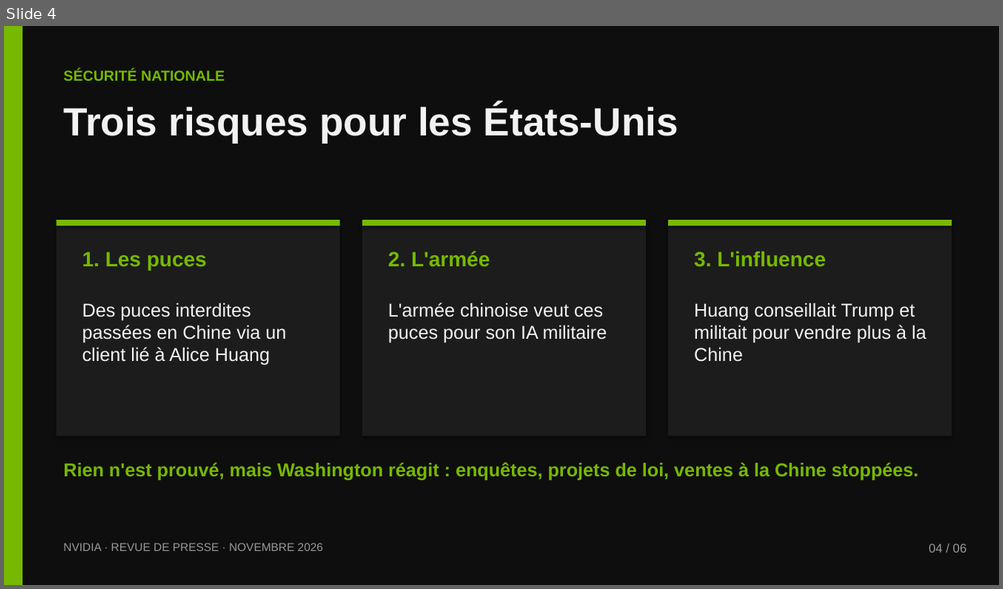
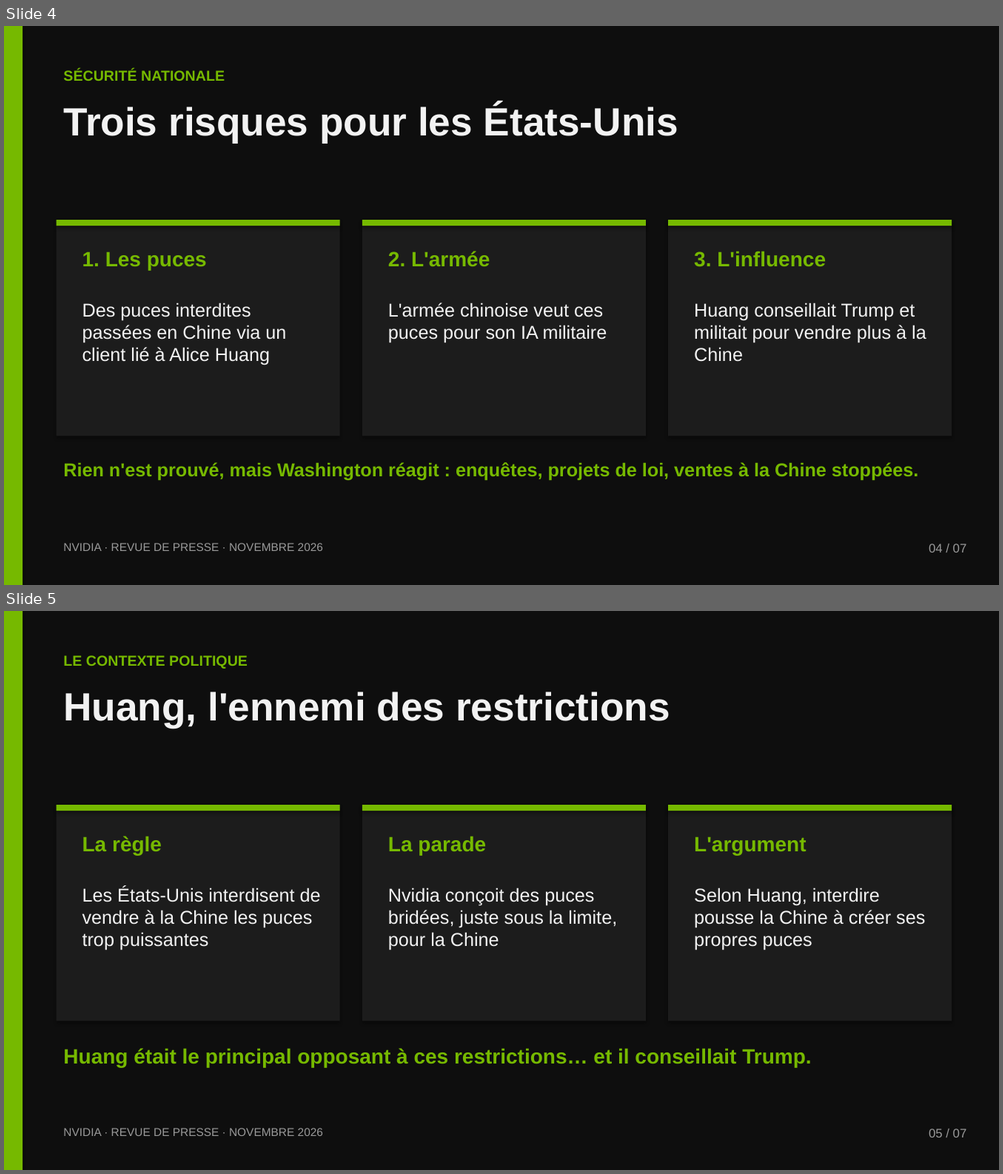
Before and after one commit to dehamnaadam-hue/Encole, a slide deck: nvidia/Nvidia-revue-de-presse.pptx. Shown one above the other, each under a label of ours: slide 4 before the commit, slides 4 and 5 after it. The pictures are 1003x589 and 1003x1174 pixels, drawn with LibreOffice and Linux fonts; fonts in the diff are those of the drawing. Boxes give left, top, right and bottom in pixels: in the first picture for what was removed or moved away, otherwise in the second. Text is boxed around its words. In the diff, an @@ line names an element or a change of style, - is before the commit and + after.

```diff
--- a/nvidia/Nvidia-revue-de-presse.pptx
+++ b/nvidia/Nvidia-revue-de-presse.pptx
@@ slide 5 added at [4,611,999,1170], background #0E0E0E @@
@@ rectangle added at [4,611,22,1170], fill #76B900 @@
@@ text added at [63,655,247,669], 14 pt, text #76B900, bold @@
+LE CONTEXTE POLITIQUE
@@ text added at [63,692,670,729], 38 pt, text #F2F2F2, bold @@
+Huang, l'ennemi des restrictions
@@ rectangle added at [57,805,340,1022], fill #1C1C1C @@
@@ rectangle added at [57,805,340,811], fill #76B900 @@
@@ rectangle added at [362,805,646,1022], fill #1C1C1C @@
@@ rectangle added at [362,805,646,811], fill #76B900 @@
@@ rectangle added at [668,805,951,1022], fill #1C1C1C @@
@@ rectangle added at [668,805,951,811], fill #76B900 @@
@@ text added at [82,836,162,855], 20 pt, text #76B900, bold @@
+La règle
@@ text added at [388,836,486,855], 20 pt, text #76B900, bold @@
+La parade
@@ text added at [694,837,805,855], 20 pt, text #76B900, bold @@
+L'argument
@@ text added at [82,886,321,951], 18 pt, text #F2F2F2 @@
+Les États-Unis interdisent de vendre à la Chine les puces trop puissantes
@@ text added at [388,888,617,951], 18 pt, text #F2F2F2 @@
+Nvidia conçoit des puces bridées, juste sous la limite, pour la Chine
@@ text added at [694,888,925,951], 18 pt, text #F2F2F2 @@
+Selon Huang, interdire pousse la Chine à créer ses propres puces
@@ text added at [63,1048,811,1068], 20 pt, text #76B900, bold @@
+Huang était le principal opposant à ces restrictions… et il conseillait Trump.
@@ text added at [63,1128,323,1136], 11 pt, text #9A9A9A @@
+NVIDIA · REVUE DE PRESSE · NOVEMBRE 2026
@@ text added at [928,1129,967,1138], 12 pt, text #9A9A9A @@
+05 / 07
@@ slide 4 changed as well @@
@@ text at [928,544,967,553]: text changed @@
-04 / 06
+04 / 07
```
Also in this commit, not shown: 4 other slides changed, 1 other slide added, 1 slide removed, 1 other file.
